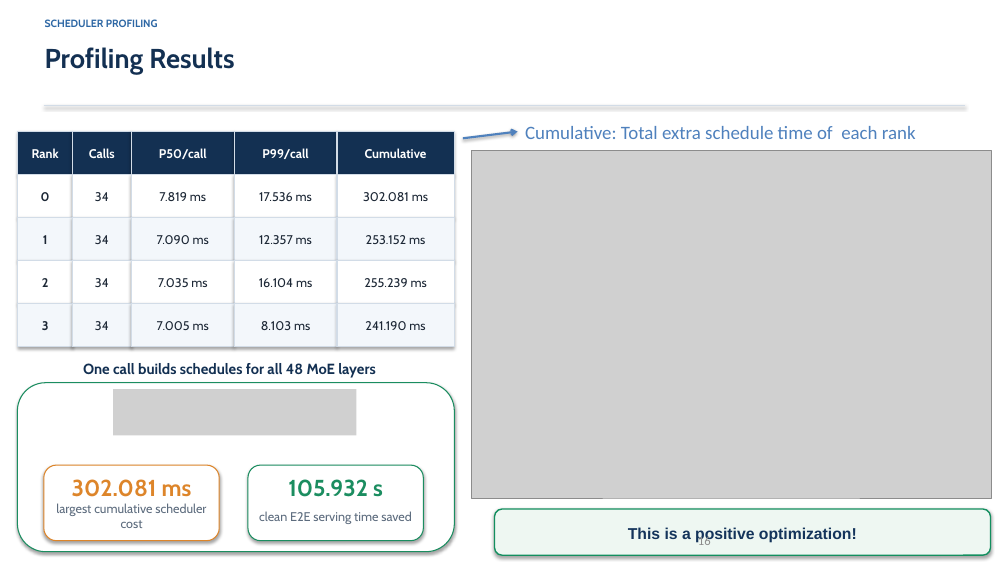
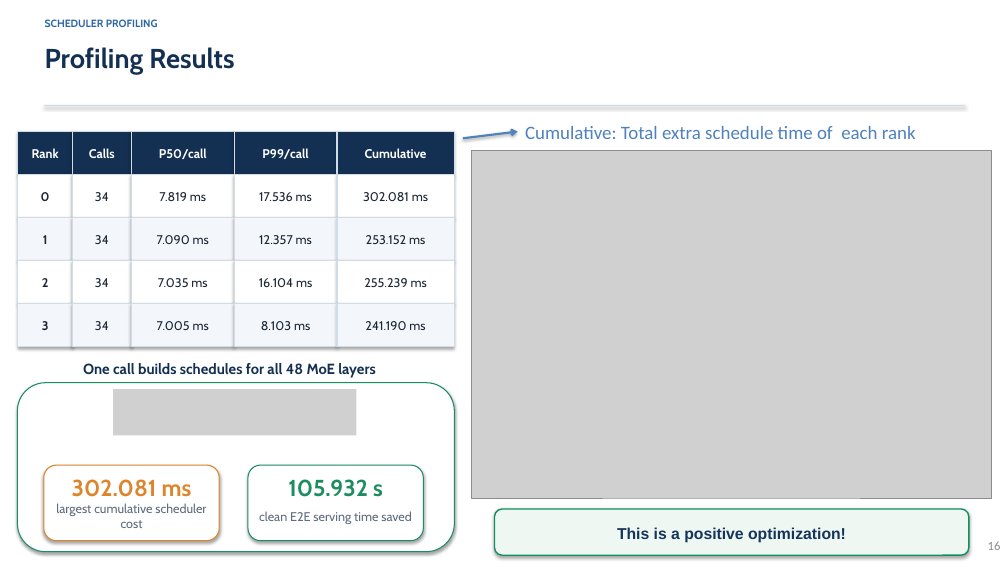
Before and after one commit to DOCCA0/vllm, a slide deck: slide 16 of benchmarks/eplb_rebalance/presentation/eplb_migration_batching.pptx. Drawn at 1008x567 pixels with LibreOffice and Linux fonts; fonts in the diff are those of the drawing; grey boxes stand for pictures. Boxes give left, top, right and bottom in pixels: in the first picture for what was removed or moved away, otherwise in the second. Text is boxed around its words. In the diff, an @@ line names an element or a change of style, - is before the commit and + after.

```diff
--- a/benchmarks/eplb_rebalance/presentation/eplb_migration_batching.pptx
+++ b/benchmarks/eplb_rebalance/presentation/eplb_migration_batching.pptx
@@ rounded rectangle "This is a positive optimization!": place and size @@
-rounded rectangle "This is a positive optimization!" at box(495, 509, 991, 555)
+rounded rectangle "This is a positive optimization!" at box(495, 509, 969, 555)
@@ page number: place and size @@
-page number at box(698, 535, 711, 545)
+page number at box(988, 541, 1001, 550)
```
Also in this commit, not shown: 16 other slides changed, 7 other files.
